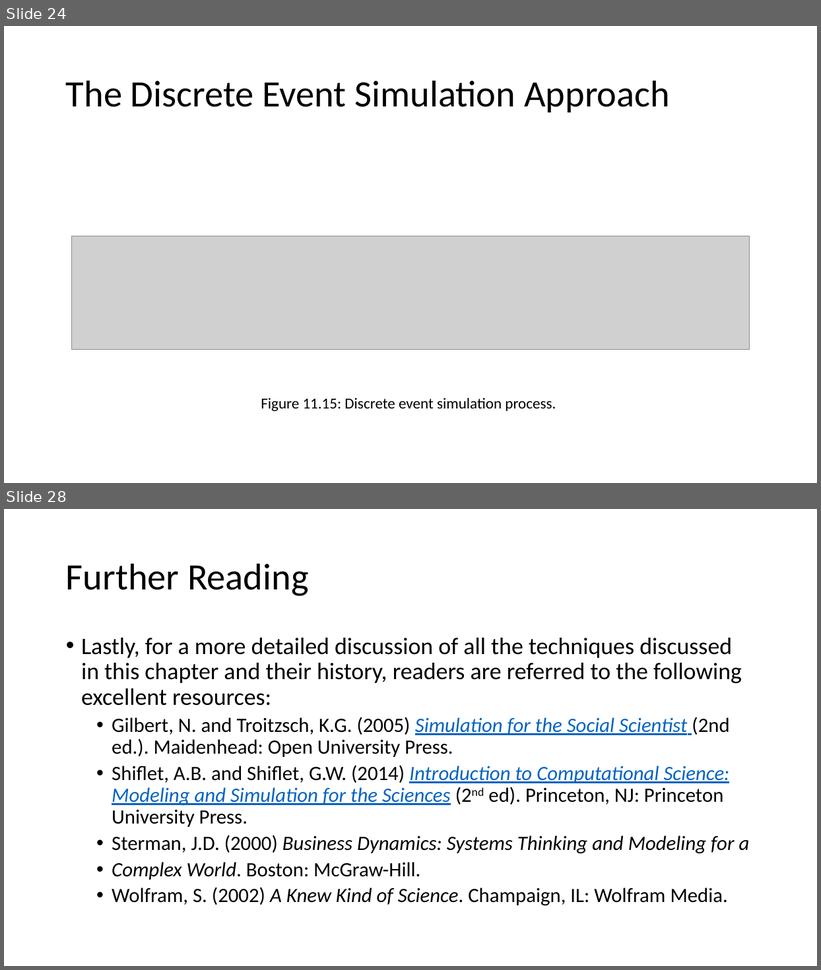
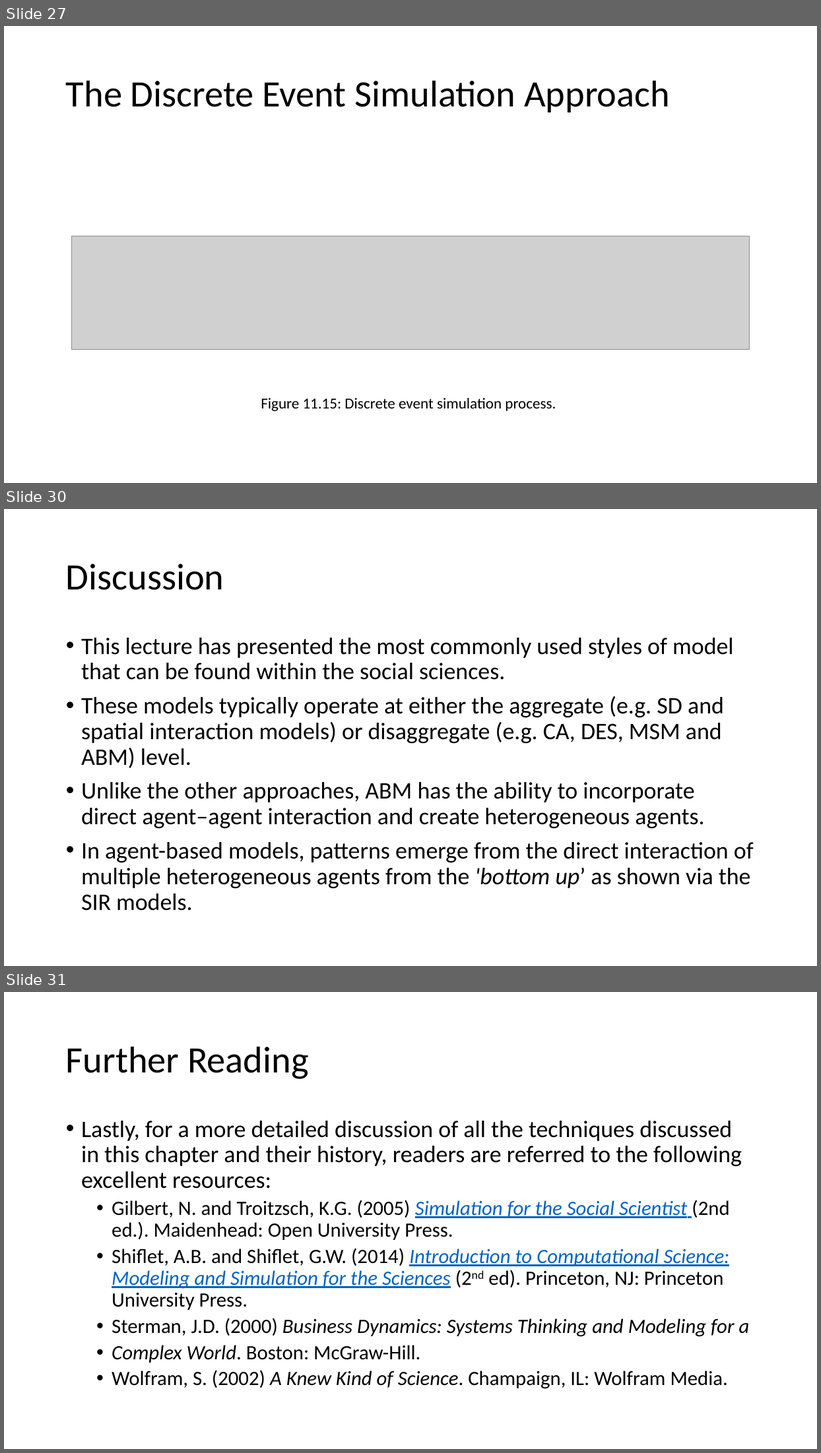
Before and after one commit to abmgis/abmgis, a slide deck: Chapter11-AlternativeModellingApproaches/Chapter11.pptx. Shown one above the other, each under a label of ours: slides 24 and 28 before the commit, slides 27, 30 and 31 after it; the slides between them are not shown. The pictures are 821x970 and 821x1453 pixels, drawn with LibreOffice and Linux fonts; fonts in the diff are those of the drawing; grey boxes stand for pictures. Boxes give left, top, right and bottom in pixels: in the first picture for what was removed or moved away, otherwise in the second. Text is boxed around its words. In the diff, an @@ line names an element or a change of style, - is before the commit and + after.

```diff
--- a/Chapter11-AlternativeModellingApproaches/Chapter11.pptx
+++ b/Chapter11-AlternativeModellingApproaches/Chapter11.pptx
@@ slide 30 added at (x1=4, y1=509, x2=817, y2=966), background #FFFFFF @@
@@ title added at (x1=66, y1=564, x2=224, y2=590), 44 pt, text #000000 @@
+Discussion
@@ text added at (x1=81, y1=638, x2=754, y2=911), 28 pt, text #000000 @@
+• This lecture has presented the most commonly used styles of model that can be found within the social sciences.
+• These models typically operate at either the aggregate (e.g. SD and spatial interaction models) or disaggregate (e.g. CA, DES, MSM and ABM) level.
+• Unlike the other approaches, ABM has the ability to incorporate direct agent–agent interaction and create heterogeneous agents.
+• In agent-based models, patterns emerge from the direct interaction of multiple heterogeneous agents from the 'bottom up’ as shown via the SIR models.
@@ what was slide 24 is now slide 27 @@
@@ what was slide 28 is now slide 31 @@
```
Also in this commit, not shown: 11 slides changed, 4 other slides added, 2 slides removed.
